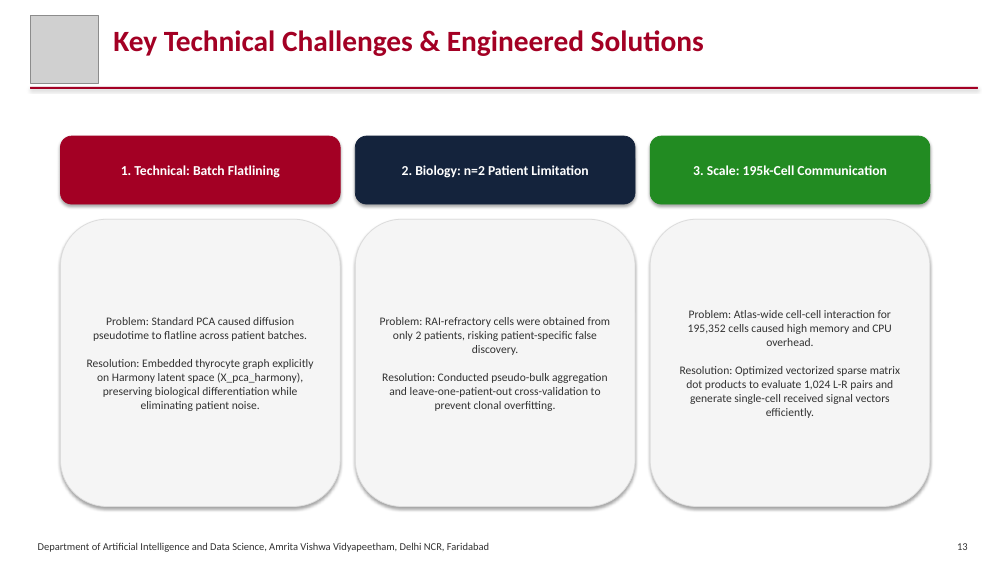
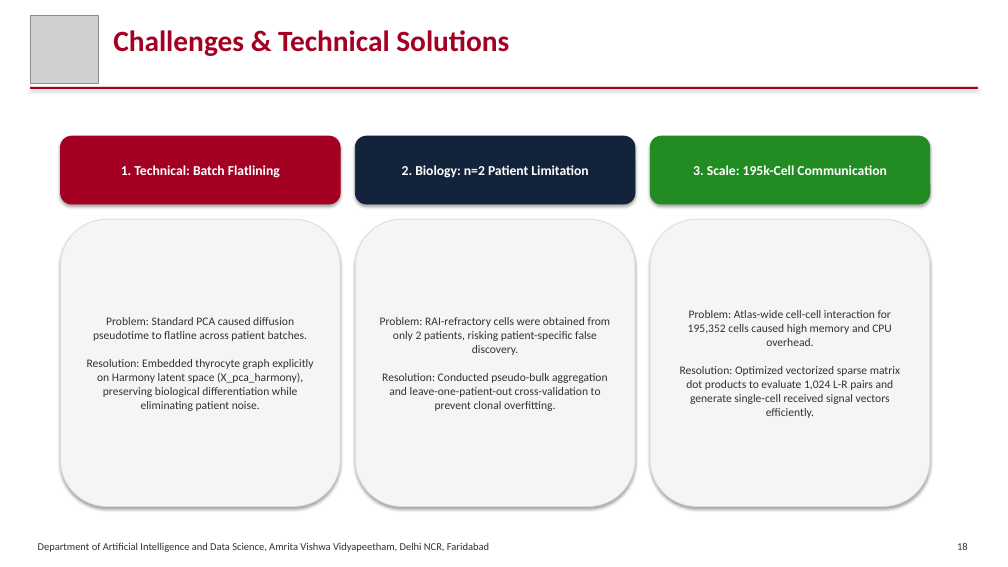
Before and after one commit to SatyaKrishna2811/thyroid_scRNA, a slide deck: slide 18 of Single-Cell Trajectory Mapping of Radioiodine Refractoriness in Thyroid Cancer_EndTerm.pptx (slide 13 before the commit). Drawn at 1008x567 pixels with LibreOffice and Linux fonts; fonts in the diff are those of the drawing; grey boxes stand for pictures. Boxes give left, top, right and bottom in pixels: in the first picture for what was removed or moved away, otherwise in the second. Text is boxed around its words. In the diff, an @@ line names an element or a change of style, - is before the commit and + after.

```diff
--- a/Single-Cell Trajectory Mapping of Radioiodine Refractoriness in Thyroid Cancer_EndTerm.pptx
+++ b/Single-Cell Trajectory Mapping of Radioiodine Refractoriness in Thyroid Cancer_EndTerm.pptx
@@ text at (113, 30, 509, 56): text changed @@
-Key Technical Challenges & Engineered Solutions
+Challenges & Technical Solutions
```
Also in this commit, not shown: 14 other slides changed, 5 slides added.
